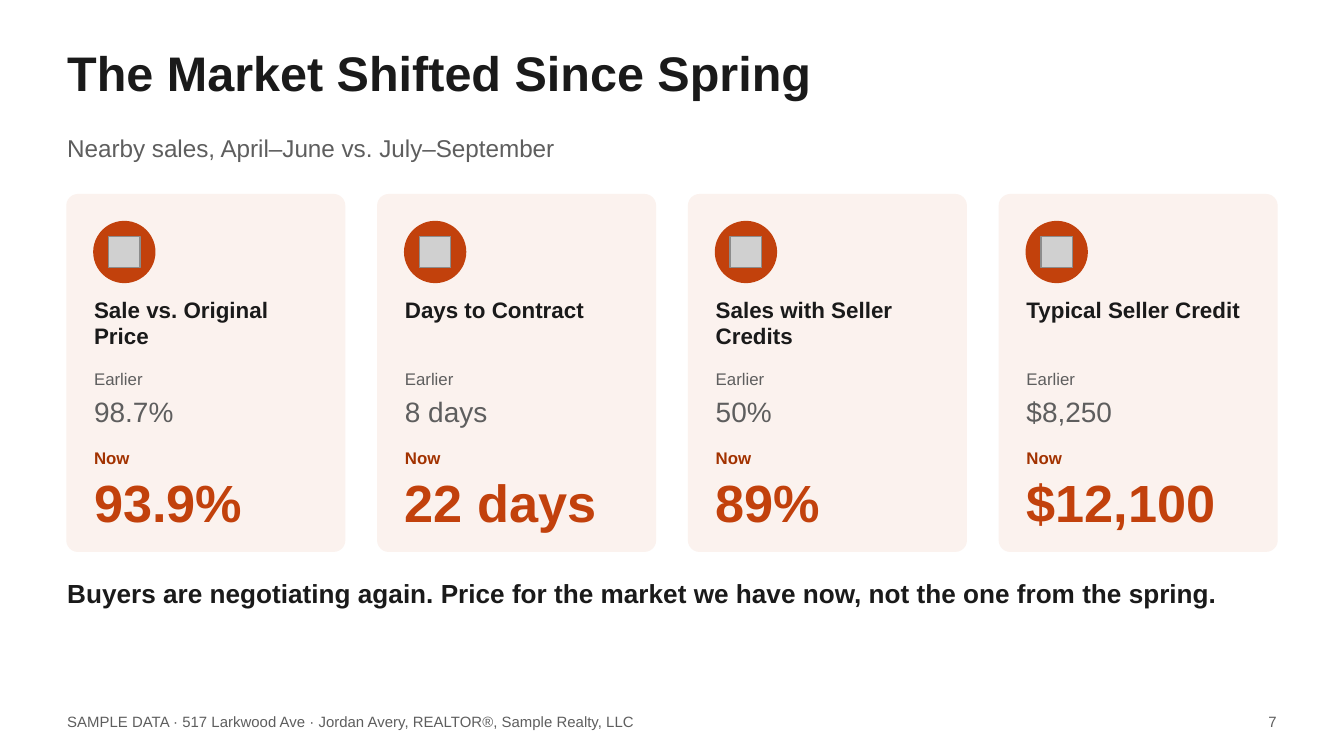
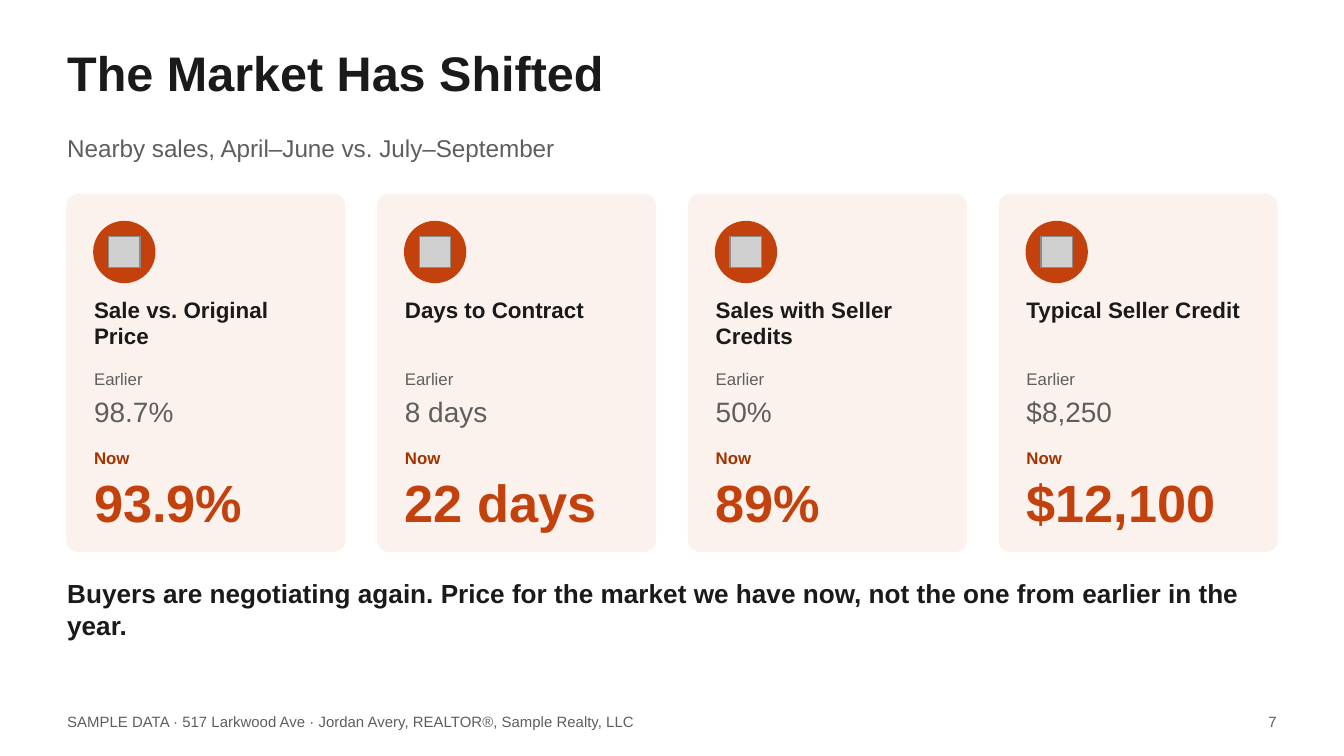
Before and after one commit to axelrivera/real-estate-skills, a slide deck: slide 7 of samples/seller-cma/517-Larkwood-Ave-Listing-Presentation.pptx. Drawn at 1344x756 pixels with LibreOffice and Linux fonts; fonts in the diff are those of the drawing; grey boxes stand for pictures. Boxes give left, top, right and bottom in pixels: in the first picture for what was removed or moved away, otherwise in the second. Text is boxed around its words. In the diff, an @@ line names an element or a change of style, - is before the commit and + after.

```diff
--- a/samples/seller-cma/517-Larkwood-Ave-Listing-Presentation.pptx
+++ b/samples/seller-cma/517-Larkwood-Ave-Listing-Presentation.pptx
@@ text at <box>67,56,603,92</box>: text changed @@
-The Market Shifted Since Spring
+The Market Has Shifted
@@ text at <box>67,584,1238,641</box>: text changed @@
-Buyers are negotiating again. Price for the market we have now, not the one from the spring.
+Buyers are negotiating again. Price for the market we have now, not the one from earlier in the year.
```
Also in this commit, not shown: 7 other slides changed, 7 other files.
